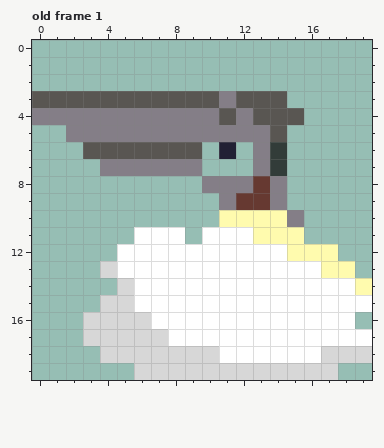
Two states of a pixel-art file, sprites/props/cloud_gun.aseprite. The first picture shows the starting point.
20x20 pixels, 1 frame. Shown: old frame 1. The commit also changed other frames, which this record leaves out.
The result:
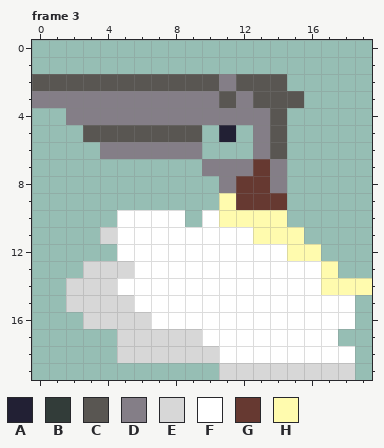
Palette (. is transparent): A #222034  B #323c39  C #595652  D #847e87  E #d7d7d7  F #ffffff  G #663931  H #fffbae
A new or re-ordered frame is compared with the old frame closest to it.
The edit:
frames 1 -> 9
Changed rows in their new state; - is an unchanged pixel.
Frame 3 is new; against old frame 1, layers "Layer 2", "Layer 1":
first column x 0:
 2 CCCCCCCCCCCDCCC-----
 3 DDDDDDDDDDDCD--C----
 4 ..---------D-D-.----
 5 --.CCCCCCC.A.-------
 6 ---.DDDDDD-.--C-----
 7 ----......DDDGD-----
 8 ----------.-G-------
 9 -----------H--G-----
10 -----FFFF-F----.----
11 ----EF---F----------
12 -----------------.--
13 ---E-E------------.-
14 --EEEF-----------HH-
15 --EE---------------.
17 ---..---EE--------..
18 ----.------------FF.
19 ------.....-------E-
Pixel boxes of the changes (left, top, right, bottom) in both pictures:
changed: (32, 74, 372, 380)
